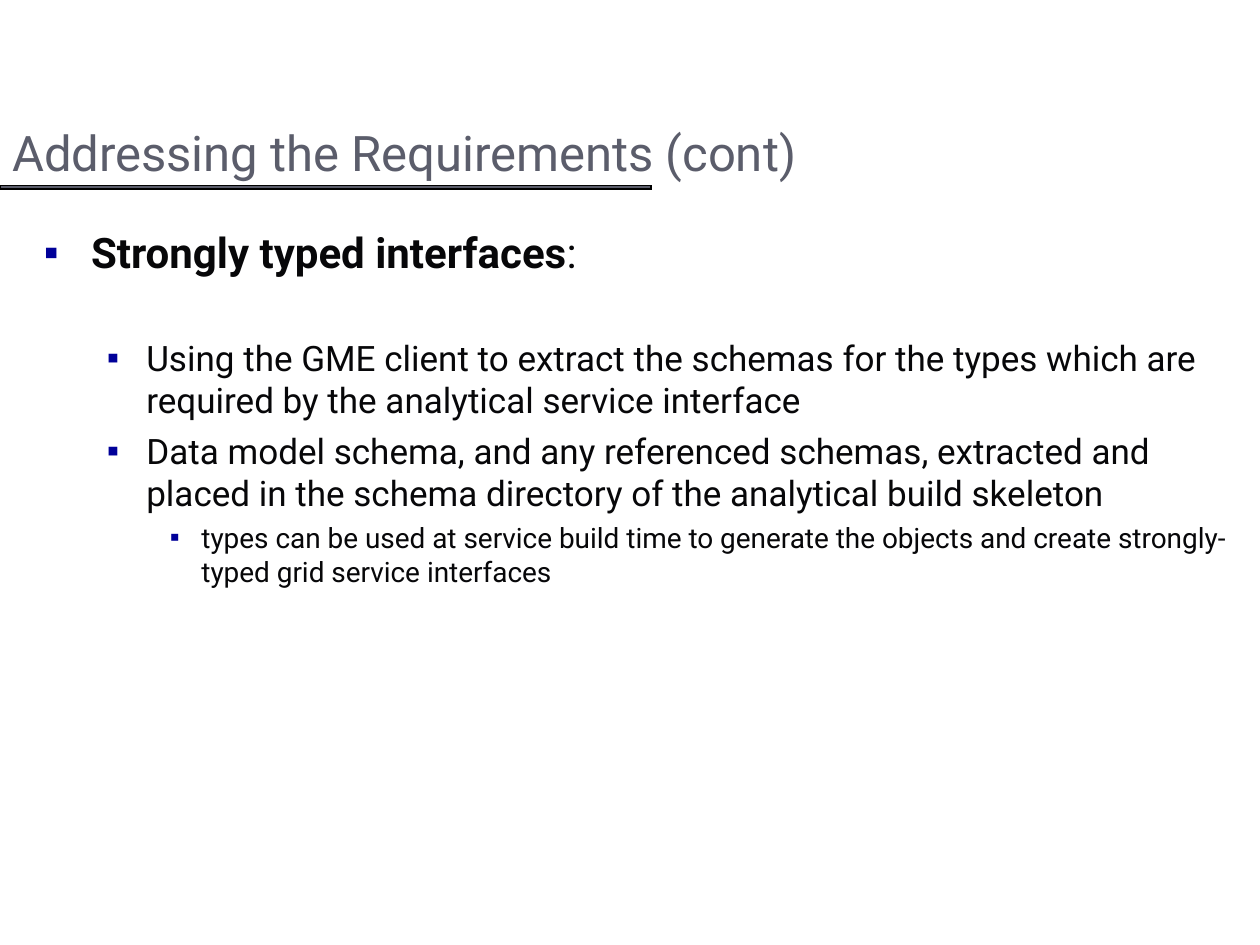
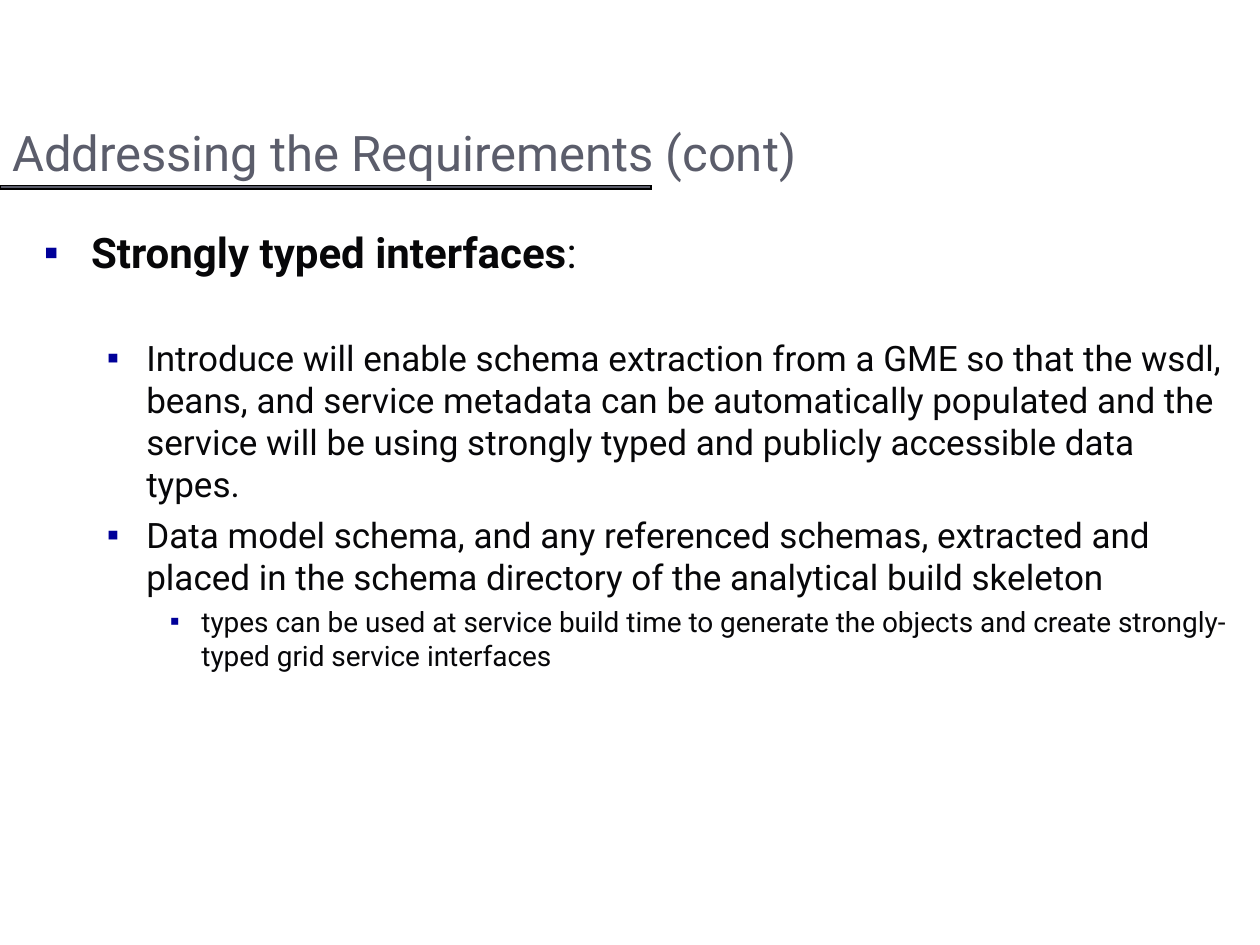
Before and after one commit to NCIP/cagrid-docs, a slide deck: slide 6 of presentations/introduce/Introduce_DIALOGUE2.ppt. Drawn at 1260x945 pixels with LibreOffice and Linux fonts; fonts in the diff are those of the drawing; background and template pictures are left out. Boxes give left, top, right and bottom in pixels: in the first picture for what was removed or moved away, otherwise in the second. Text is boxed around its words. In the diff, an @@ line names an element or a change of style, - is before the commit and + after.

```diff
--- a/presentations/introduce/Introduce_DIALOGUE2.ppt
+++ b/presentations/introduce/Introduce_DIALOGUE2.ppt
@@ text at box(146, 344, 1221, 505): text changed @@
-  ▪ Using the GME client to extract the schemas for the types which are required by the analytical service interface
+  ▪ Introduce will enable schema extraction from a GME so that the wsdl, beans, and service metadata can be automatically populated and the service will be using strongly typed and publicly accessible data types.
```
Also in this commit, not shown: 12 other slides changed, 1 slide added, 24 slides removed, 1 other file.
